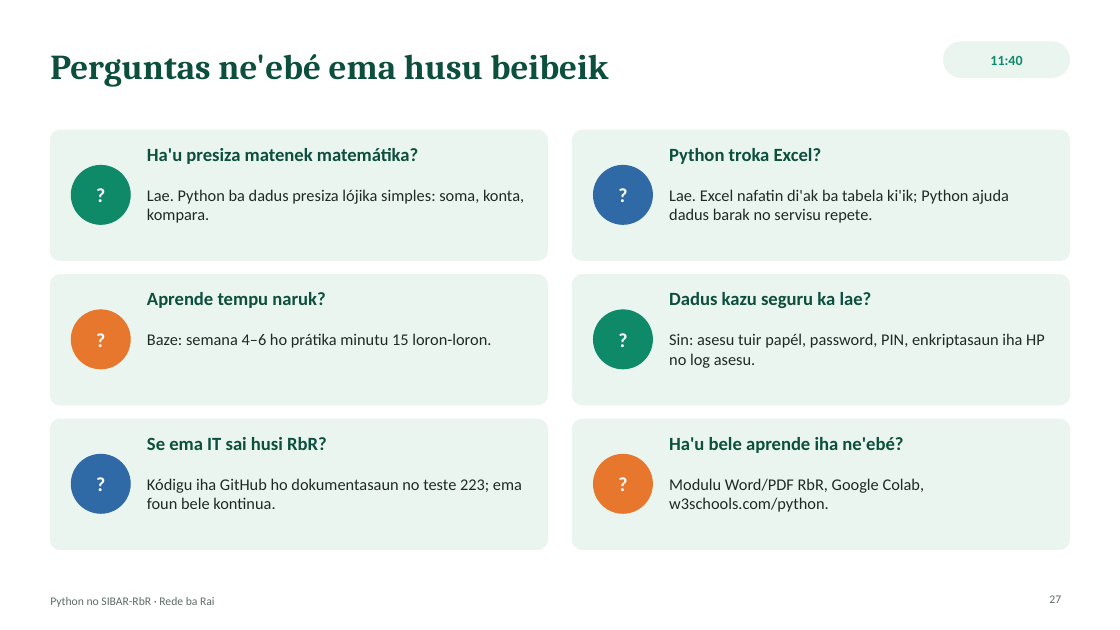
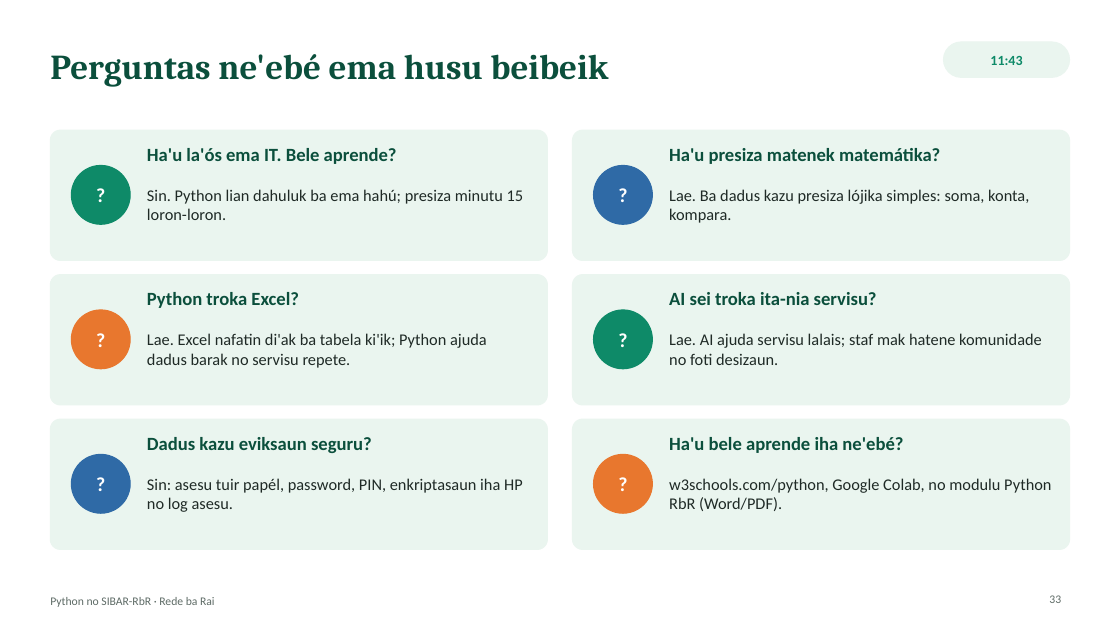
Before and after one commit to Odoly23/SMKRE, a slide deck: slide 33 of docs/formasaun/RbR_Sesaun_Python_SIBAR-RbR.pptx (slide 27 before the commit). Drawn at 1120x630 pixels with LibreOffice and Linux fonts; fonts in the diff are those of the drawing. Boxes give left, top, right and bottom in pixels: in the first picture for what was removed or moved away, otherwise in the second. Text is boxed around its words. In the diff, an @@ line names an element or a change of style, - is before the commit and + after.

```diff
--- a/docs/formasaun/RbR_Sesaun_Python_SIBAR-RbR.pptx
+++ b/docs/formasaun/RbR_Sesaun_Python_SIBAR-RbR.pptx
@@ text at bbox=[990, 56, 1022, 65]: text changed @@
-11:40
+11:43
@@ text at bbox=[147, 148, 397, 164]: text changed @@
-Ha'u presiza matenek matemátika?
+Ha'u la'ós ema IT. Bele aprende?
@@ text at bbox=[669, 148, 940, 164]: text changed @@
-Python troka Excel?
+Ha'u presiza matenek matemátika?
@@ text at bbox=[147, 189, 524, 220]: text changed @@
-Lae. Python ba dadus presiza lójika simples: soma, konta, kompara.
+Sin. Python lian dahuluk ba ema hahú; presiza minutu 15 loron-loron.
@@ text at bbox=[669, 189, 1029, 223]: text changed @@
-Lae. Excel nafatin di'ak ba tabela ki'ik; Python ajuda dadus barak no servisu repete.
+Lae. Ba dadus kazu presiza lójika simples: soma, konta, kompara.
@@ text at bbox=[147, 292, 299, 308]: text changed @@
-Aprende tempu naruk?
+Python troka Excel?
@@ text at bbox=[669, 292, 877, 305]: text changed @@
-Dadus kazu seguru ka lae?
+AI sei troka ita-nia servisu?
@@ text at bbox=[147, 333, 487, 368]: text changed @@
-Baze: semana 4–6 ho prátika minutu 15 loron-loron.
+Lae. Excel nafatin di'ak ba tabela ki'ik; Python ajuda dadus barak no servisu repete.
@@ text at bbox=[669, 333, 1042, 365]: text changed @@
-Sin: asesu tuir papél, password, PIN, enkriptasaun iha HP no log asesu.
+Lae. AI ajuda servisu lalais; staf mak hatene komunidade no foti desizaun.
@@ text at bbox=[147, 437, 372, 453]: text changed @@
-Se ema IT sai husi RbR?
+Dadus kazu eviksaun seguru?
@@ text at bbox=[147, 478, 523, 512]: text changed @@
-Kódigu iha GitHub ho dokumentasaun no teste 223; ema foun bele kontinua.
+Sin: asesu tuir papél, password, PIN, enkriptasaun iha HP no log asesu.
@@ text at bbox=[669, 478, 1051, 511]: text changed @@
-Modulu Word/PDF RbR, Google Colab, w3schools.com/python.
+w3schools.com/python, Google Colab, no modulu Python RbR (Word/PDF).
@@ page number at bbox=[1049, 595, 1061, 603]: text changed @@
-27
+33
```
Also in this commit, not shown: 21 other slides changed, 12 slides added, 6 slides removed.
